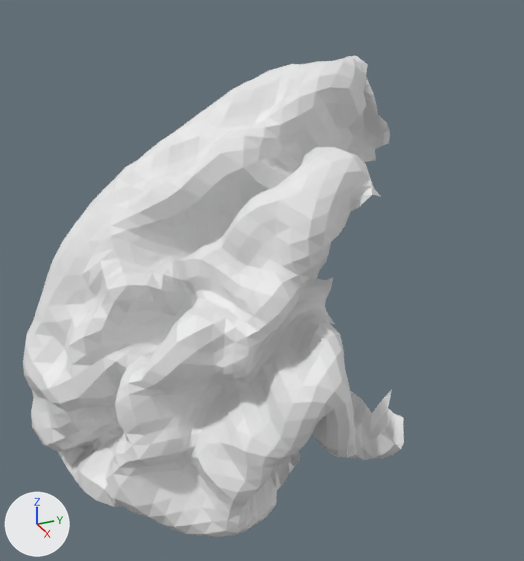
The glTF model data/brain_meshes/frontal_lobe.glb: old version first, new version second.
Both versions are drawn from a camera (50 mm lens) standing at (2.205, -1.47, 1.057) and looking at (0.459, -0.684, 0.184). The lights are fixed; the arrows at lower left show +X, +Y and +Z. The picture after the commit comes second. Where no turn or scale is listed for an object, it has been applied to the vertices.

Names of what the first picture shows: 'geometry_0'.
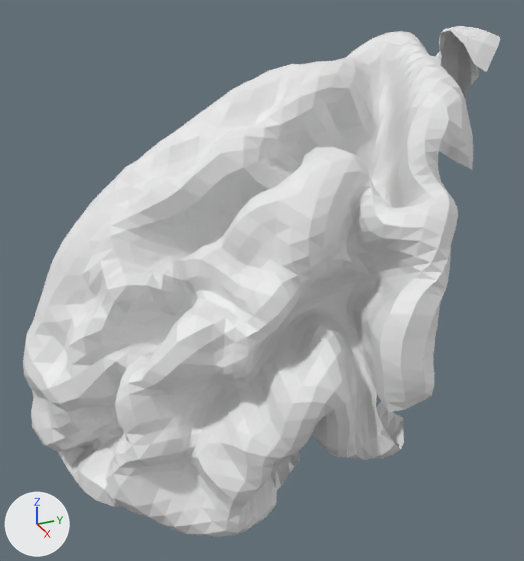
Pixel boxes [x1, y1, x2, y2] of what changed, in the pictures (524 x 561 px):
'geometry_0', reshaped (25% wider, 6% taller): before [23, 56, 404, 537]; after [23, 26, 500, 537]
part 1 of me_geometry_0, added: after [317, 26, 500, 441]

What changed in the scene script:
```text
Change me_geometry_0:
    used by ob_geometry_0; location = (0.0, 0.0, 0.0)
    remove me_geometry_0.from_pydata(...)  # 1961 vertices, 3712 faces; spans x 0.13..0.919, y -1.357..-0.101, z -0.613..0.767
    add me_geometry_0.from_pydata(...)  # 2601 vertices, 4973 faces; spans x 0.128..0.955, y -1.357..0.196, z -0.613..0.838
    me_geometry_0 part 1: 640 vertices added at x 0.128..0.955, y -0.581..0.196, z -0.107..0.838
```
